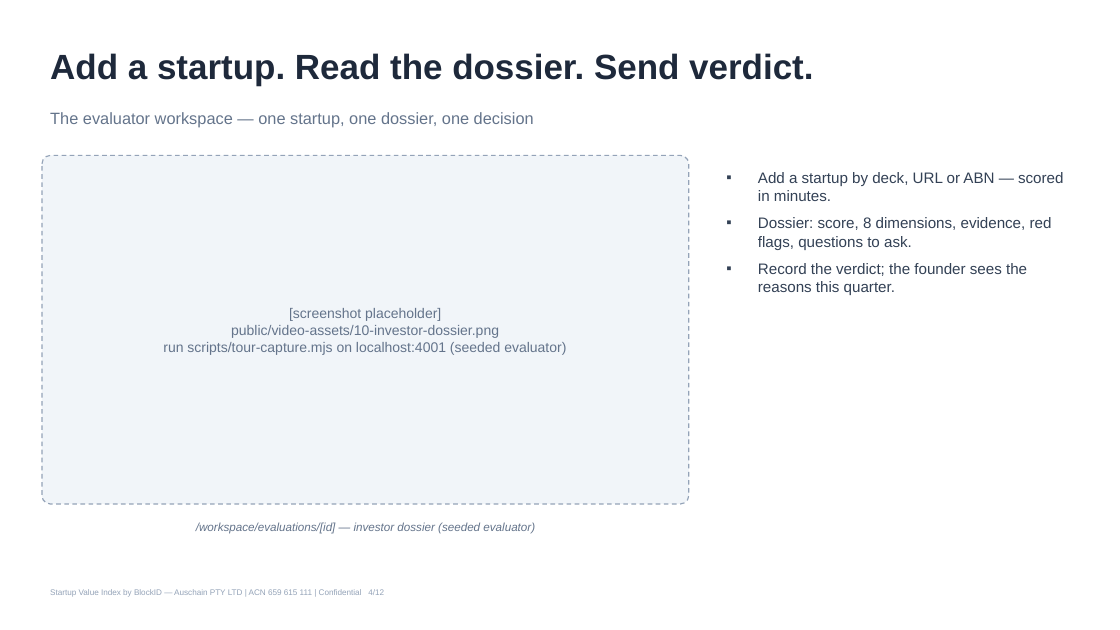
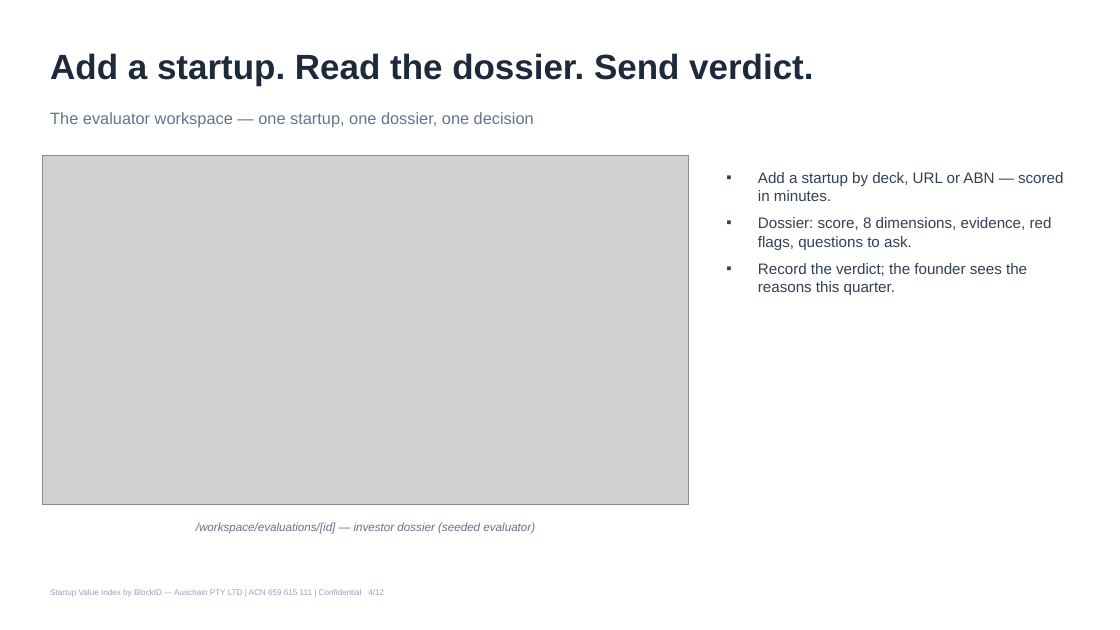
Before and after one commit to Blockid-au/blockid, a slide deck: slide 4 of web/public/pitch/SVI-Pitch-Deck-PreSeed-2026-09.pptx. Drawn at 1120x630 pixels with LibreOffice and Linux fonts; fonts in the diff are those of the drawing; grey boxes stand for pictures. Boxes give left, top, right and bottom in pixels: in the first picture for what was removed or moved away, otherwise in the second. Text is boxed around its words. In the diff, an @@ line names an element or a change of style, - is before the commit and + after.

```diff
--- a/web/public/pitch/SVI-Pitch-Deck-PreSeed-2026-09.pptx
+++ b/web/public/pitch/SVI-Pitch-Deck-PreSeed-2026-09.pptx
@@ rounded rectangle removed at (42,155,689,504) @@
@@ picture added at (42,155,689,504) @@
@@ text removed at (163,308,566,355) @@
-[screenshot placeholder]
-public/video-assets/10-investor-dossier.png
-run scripts/tour-capture.mjs on localhost:4001 (seeded evaluator)
```
Also in this commit, not shown: 8 other files.
